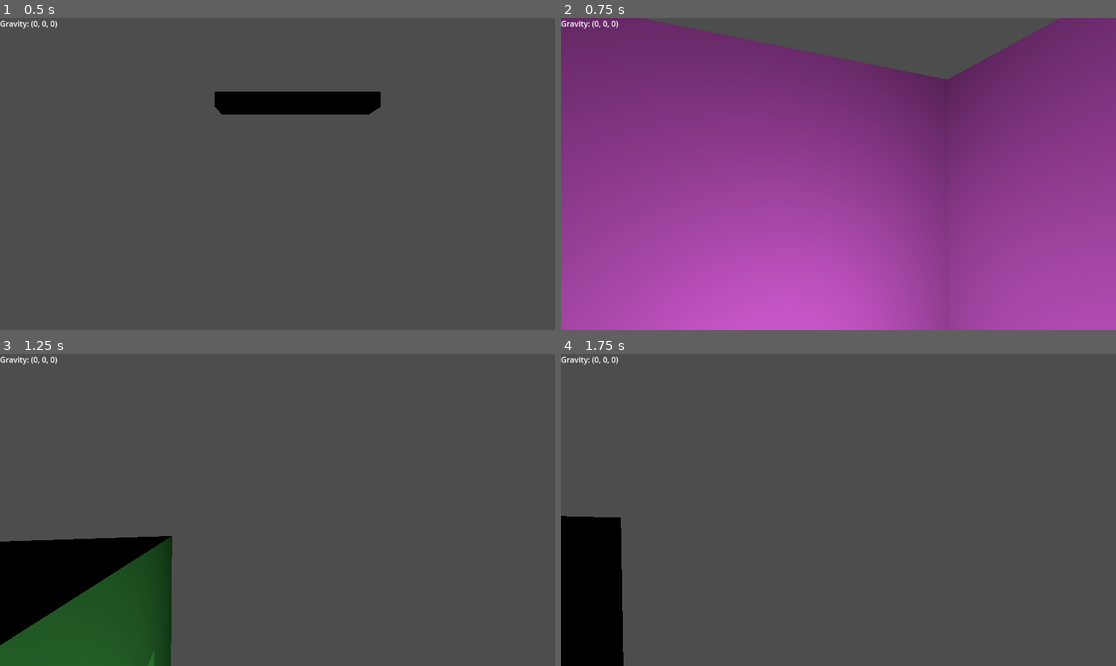
Above: before the commit, frames 1-4 (two rows, left to right).
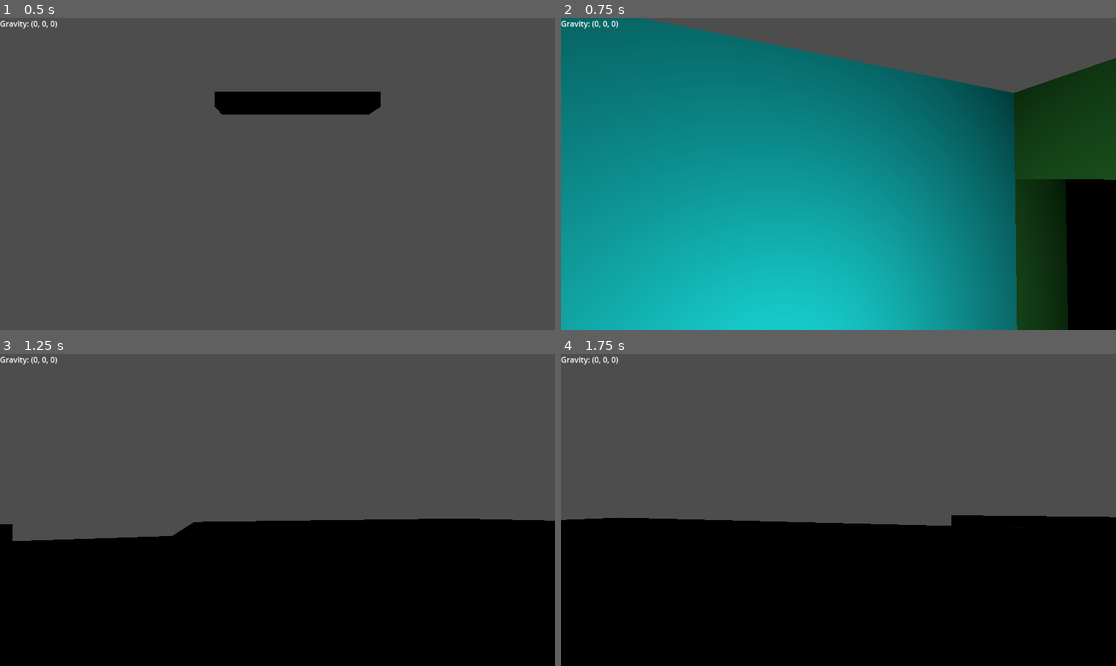
Above: after the commit, the same moments.

Repository: NW-Game-Development-Club/s-kpd
Game: Godot game, scene res://scenes/randomLevelTest.tscn
The game is run twice, just before and just after one commit, with the same random seed, the same clock (stepped at 60 frames per second) and the same inputs. This scene is started directly instead of the project's main scene.
Inputs (mouse positions are in pixels of both pictures, inside the frame that each line leads up to):
- Up to frame 1 (0.5 s): no input
- Up to frame 2 (0.75 s): tap Enter at 0.5 s; move the mouse to (866, 174) at 0.52 s; hold W (move_forward) from 0.53 s (still down); tap P at 0.6 s
- Up to frame 3 (1.25 s): keep holding W (move_forward); tap Space (jump) at 0.77 s
- Up to frame 4 (1.75 s): keep holding W (move_forward); move the mouse to (810, 510) at 1.27 s; tap Shift (crouch) at 1.35 s; tap Space (jump) at 1.52 s; tap P at 1.55 s

Frame 1 is identical in both runs. In frame 2, 93% of the frame differs, in the area x 0-100%, y 0-100%; in frame 3, 40%; in frame 4, 42%.

Commit message:
Fixed level generation piece placement resulting in less than the specified amount of pieces being placed. Added an experiment where straight pieces occur more than the other pieces (40% vs 20%) so that we get longer levels.

Diff:
--- a/LukesInProgressGameFiles/scripts/level_generator.gd
+++ b/LukesInProgressGameFiles/scripts/level_generator.gd
@@ -3,16 +3,27 @@
 @export var pieces: Array[PackedScene]
 @export var amtOfPiecesToSpawn:int = 10
 
-static var iterationCount: int
 # Called when the node enters the scene tree for the first time.
 func _ready() -> void:
 	#generateLevel(0, null)
 	pass
 
+func pickBiasedRandomPiece():
+	var random_float = randf()
+	if random_float < 0.4:
+		return pieces[0]
+	elif random_float >= 0.4 && random_float < 0.6:
+		return pieces[1]
+	elif random_float >= 0.6 && random_float < 0.8:
+		return pieces[2]
+	else:
+		return pieces[3]
+
 # Recursively generates the amount of tiles specified in the base case if statement
 func generateLevel(spawnAtNode: Node3D):
 	await get_tree().create_timer(randf_range(0.001,0.005)).timeout
-	if iterationCount >= amtOfPiecesToSpawn:
+	if self.get_children().size() >= amtOfPiecesToSpawn:
+		print("Path Finished at " + str(spawnAtNode.global_position))
 		return 0
 
 	if spawnAtNode != null:
@@ -21,21 +32,19 @@
 		var query = PhysicsRayQueryParameters3D.create(spawnAtNode.global_position, Vector3(spawnAtNode.global_position.x, -100, spawnAtNode.global_position.z))
 		var result = space_state.intersect_ray(query)
 		if result:
-			iterationCount -= 1
 			print("Overlapped")
 			return -1
 
-	var randPiece = pieces.pick_random()
+	var randPiece = pickBiasedRandomPiece()
 	var placedPiece:Tile = randPiece.instantiate()
 	placedPiece.position = self.position if (spawnAtNode == null) else spawnAtNode.global_position
 	placedPiece.rotation = self.rotation if (spawnAtNode == null) else spawnAtNode.global_rotation
 
 	add_child(placedPiece)
 	#print(("default: "+str(self.position)) if (spawnAtNode == null) else "SpawnNodePos: "+str(spawnAtNode.global_position))
-	iterationCount += placedPiece.spawnNodes.size()
 	for node:Node3D in placedPiece.spawnNodes:
 		#print("NodePos"+str(node.global_position))
-		print("Size: "+str(node.global_position))
+		print("Pos: "+str(node.global_position))
 		generateLevel(node)
 
 func _input(event: InputEvent) -> void:
@@ -43,10 +52,13 @@
 		if event.pressed and event.keycode == KEY_P:
 			removeAllTiles()
 			print("removed all children.")
+			generateLevel(null)
 
-			iterationCount = 0
-			generateLevel(null)
+			# Wait till we're done then do the printing of level generated and piece placement count
+			while (self.get_children().size() < amtOfPiecesToSpawn):
+				await get_tree().create_timer(0.5).timeout
 			print("Level generated")
+			print("Placed "+str(self.get_children().size())+" Pieces")
 
 
 func removeAllTiles():
